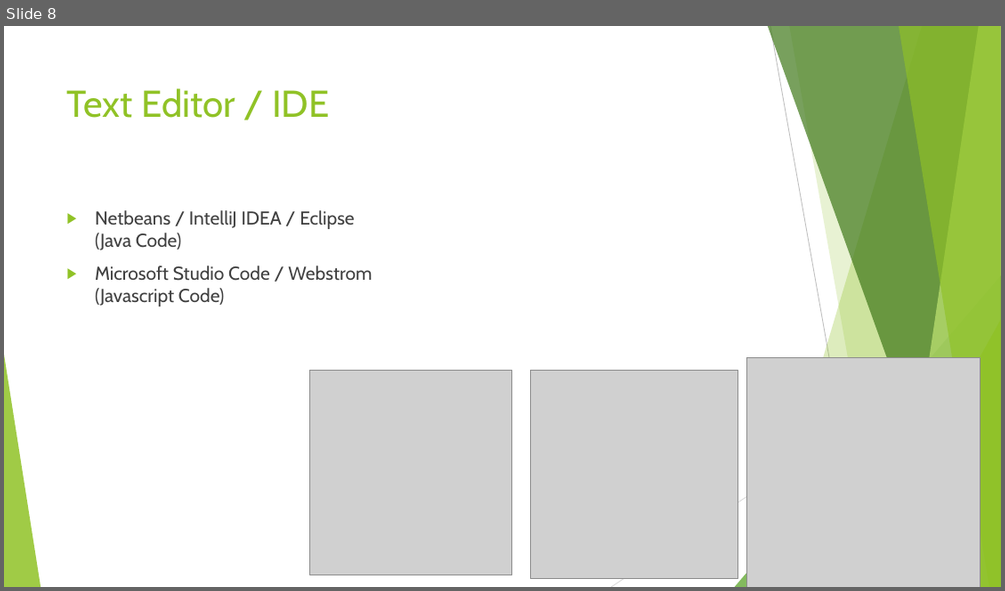
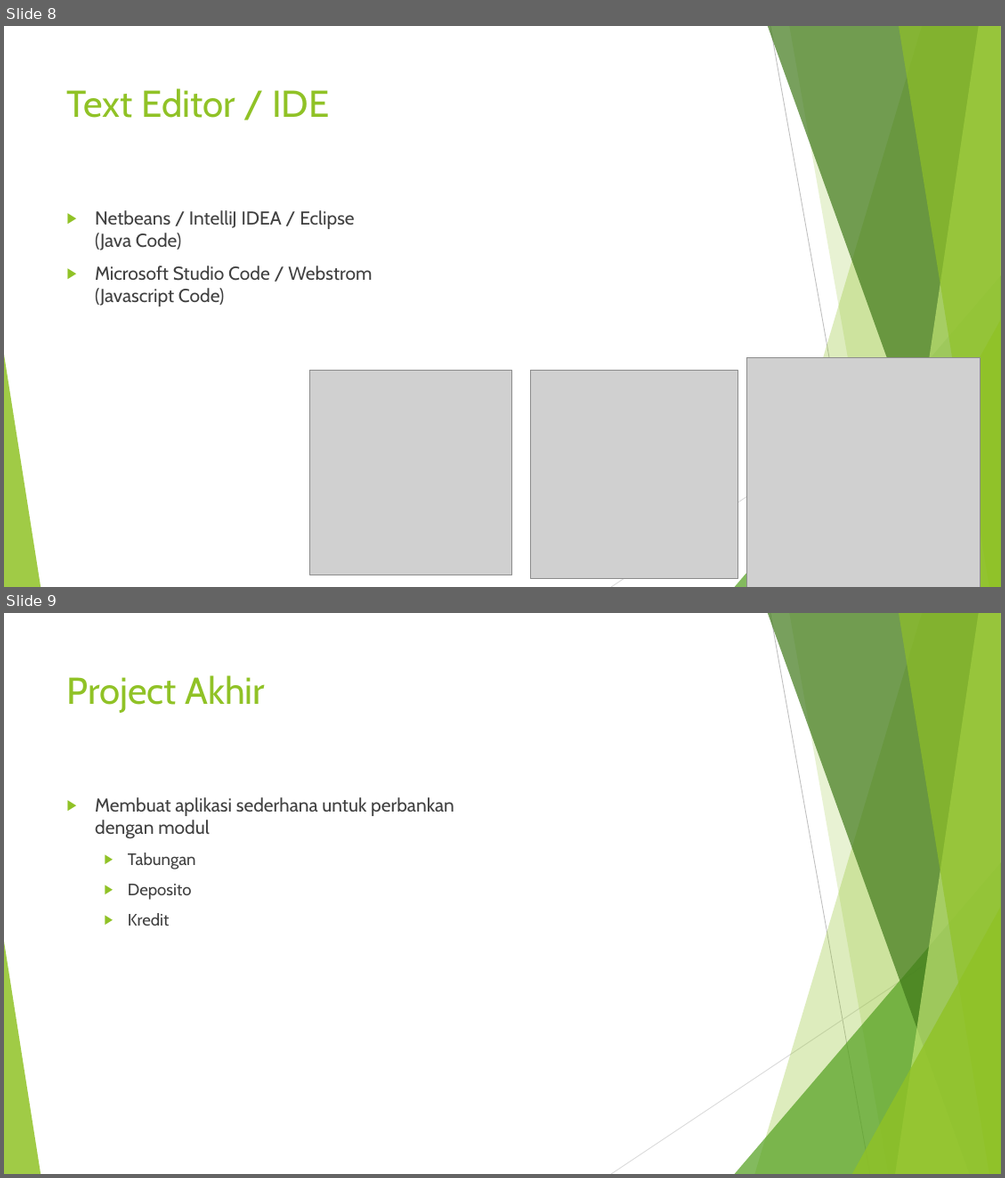
Before and after one commit to dimMaryanto93/bootcamp.2017-01, a slide deck: #01 - Overview Bootcamp Java Developer.pptx. Shown one above the other, each under a label of ours: slide 8 before the commit, slides 8 and 9 after it. The pictures are 1005x591 and 1005x1178 pixels, drawn with LibreOffice and Linux fonts; fonts in the diff are those of the drawing; grey boxes stand for pictures. Boxes give left, top, right and bottom in pixels: in the first picture for what was removed or moved away, otherwise in the second. Text is boxed around its words. In the diff, an @@ line names an element or a change of style, - is before the commit and + after.

```diff
--- a/#01 - Overview Bootcamp Java Developer.pptx
+++ b/#01 - Overview Bootcamp Java Developer.pptx
@@ slide 9 added at [4,613,1001,1174], background #FFFFFF; not listed: 10 template elements that a slide beside it also shows @@
@@ title added at [67,675,265,713], 36 pt, text #90C226 @@
+Project Akhir
@@ text added at [95,797,454,925], 18 pt, text #404040 @@
+▶ Membuat aplikasi sederhana untuk perbankan dengan modul
+  ▶ Tabungan
+  ▶ Deposito
+  ▶ Kredit
```
Also in this commit, not shown: 4 other files.
